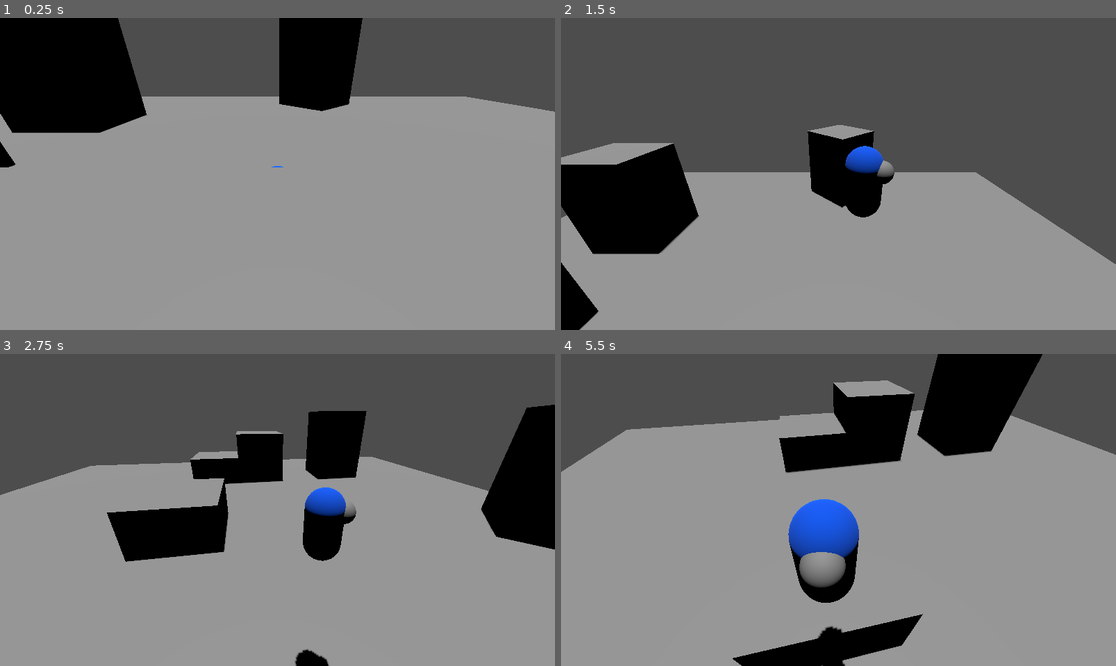
Above: before the commit, frames 1-4 (two rows, left to right).
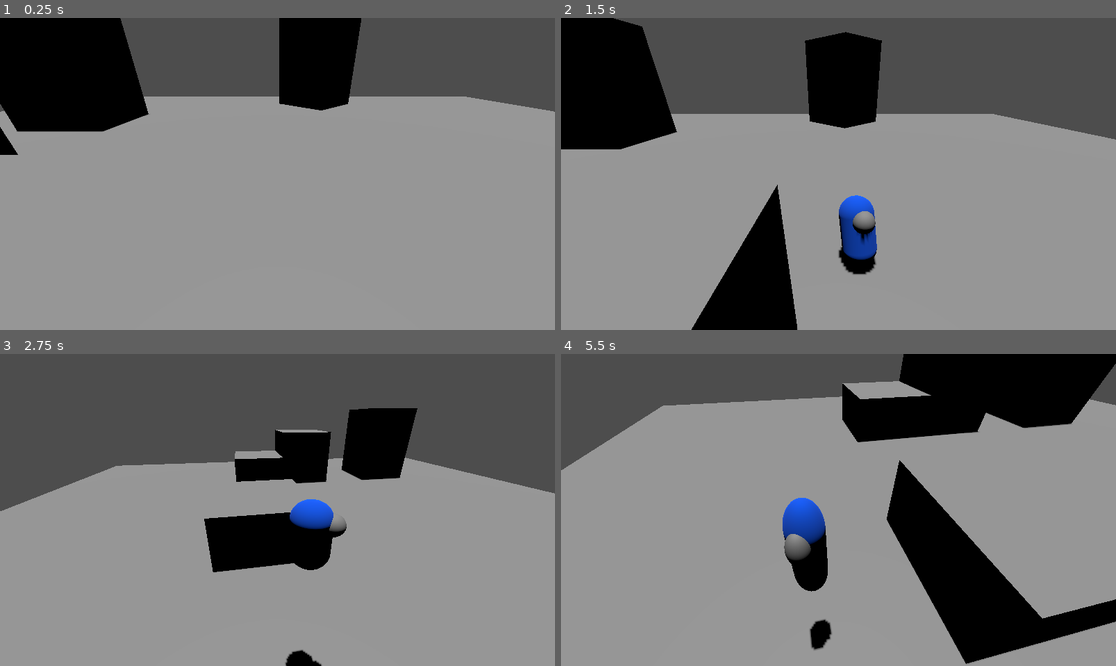
Above: after the commit, the same moments.

Repository: CarapaceonBear/hide_and_seek
Game: Godot game, scene res://scenes/Main.tscn
Same seed, same stepped clock (60 frames per second), same inputs: the game is played once before the commit and once after it. The project has no main scene, so this scene is started directly.
Inputs:
- Up to frame 1 (0.25 s): no input
- Up to frame 2 (1.5 s): hold D (Move_Right) 0.53-1.28 s; tap Space (Jump) at 0.6, 0.77, 1.07 s; hold S (Move_Backward) from 1.28 s (still down); tap Up (Look_Down) at 1.35 s
- Up to frame 3 (2.75 s): tap Space (Jump) at 1.52, 1.55, 1.82, 2.3 s; release S (Move_Backward) at 2.03 s; hold D (Move_Right) from 2.03 s (still down); hold Left (Look_Left) from 2.03 s (still down)
- Up to frame 4 (5.5 s): release D (Move_Right) at 2.78 s; release Left (Look_Left) at 2.78 s; hold W (Move_Forward) 2.78-3.53 s; tap Right (Look_Right) at 2.85 s; tap Space (Jump) at 3.02, 3.05, 3.32, 3.77, 3.8, 4.07, 4.35, 4.52, 4.82, 5.3 s; hold Down (Look_Up) 3.53-4.28 s; hold A (Move_Left) 3.53-5.03 s; hold S (Move_Backward) from 5.03 s (still down); hold Up (Look_Down) from 5.03 s (still down)

The runs differ from the first frame. In frame 1, 0.6% of the frame differs, in the area x 0-100%, y 0-48%; in frame 2, 42%, in the area x 0-100%, y 0-100%; in frame 3, 18%; in frame 4, 26%.

Commit message:
tweaks to basics, goofy animations

Diff:
--- a/scenes/Player.tscn
+++ b/scenes/Player.tscn
@@ -13,19 +13,224 @@
 
 [sub_resource type="CylinderShape3D" id="CylinderShape3D_3vyp3"]
 
+[sub_resource type="Animation" id="Animation_el1og"]
+resource_name = "test"
+length = 0.4
+loop_mode = 1
+tracks/0/type = "position_3d"
+tracks/0/imported = false
+tracks/0/enabled = true
+tracks/0/path = NodePath("Pivot/MeshInstance3D")
+tracks/0/interp = 2
+tracks/0/loop_wrap = true
+tracks/0/keys = PackedFloat32Array(0, 1, 0, 0.936089, 0, 0.2, 1, 0, 1.1313, 0, 0.4, 1, 0, 0.936089, 0)
+tracks/1/type = "rotation_3d"
+tracks/1/imported = false
+tracks/1/enabled = true
+tracks/1/path = NodePath("Pivot/MeshInstance3D")
+tracks/1/interp = 2
+tracks/1/loop_wrap = true
+tracks/1/keys = PackedFloat32Array(0, 1, 0.14888, 0, 0, 0.988855, 0.4, 1, 0.14888, 0, 0, 0.988855)
+tracks/2/type = "scale_3d"
+tracks/2/imported = false
+tracks/2/enabled = true
+tracks/2/path = NodePath("Pivot/MeshInstance3D")
+tracks/2/interp = 1
+tracks/2/loop_wrap = true
+tracks/2/keys = PackedFloat32Array(0, 1, 0.999606, 1.00044, 0.999468, 0.4, 1, 0.999606, 1.00044, 0.999468)
+
+[sub_resource type="Animation" id="Animation_raqws"]
+resource_name = "idle"
+tracks/0/type = "position_3d"
+tracks/0/imported = false
+tracks/0/enabled = true
+tracks/0/path = NodePath("Pivot/MeshInstance3D")
+tracks/0/interp = 1
+tracks/0/loop_wrap = true
+tracks/0/keys = PackedFloat32Array(0, 1, 0, 1, 0, 1, 1, 0, 1, 0)
+tracks/1/type = "rotation_3d"
+tracks/1/imported = false
+tracks/1/enabled = true
+tracks/1/path = NodePath("Pivot/MeshInstance3D")
+tracks/1/interp = 1
+tracks/1/loop_wrap = true
+tracks/1/keys = PackedFloat32Array(0, 1, 0, 0, 0, 1, 1, 1, 0, 0, 0, 1)
+tracks/2/type = "scale_3d"
+tracks/2/imported = false
+tracks/2/enabled = true
+tracks/2/path = NodePath("Pivot/MeshInstance3D")
+tracks/2/interp = 1
+tracks/2/loop_wrap = true
+tracks/2/keys = PackedFloat32Array(0, 1, 0.999606, 1.00044, 0.999468, 1, 1, 0.999606, 1.00044, 0.999468)
+
+[sub_resource type="Animation" id="Animation_ufq76"]
+resource_name = "walk"
+length = 1.6
+loop_mode = 1
+tracks/0/type = "position_3d"
+tracks/0/imported = false
+tracks/0/enabled = true
+tracks/0/path = NodePath("Pivot/MeshInstance3D")
+tracks/0/interp = 2
+tracks/0/loop_wrap = true
+tracks/0/keys = PackedFloat32Array(0, 1, 0, 1, 0, 0.4, 1, 0.034128, 1, 0, 0.8, 1, 0, 1, 0, 1.2, 1, -0.0329747, 1, 0, 1.6, 1, 0, 1, 0)
+tracks/1/type = "rotation_3d"
+tracks/1/imported = false
+tracks/1/enabled = true
+tracks/1/path = NodePath("Pivot/MeshInstance3D")
+tracks/1/interp = 2
+tracks/1/loop_wrap = true
+tracks/1/keys = PackedFloat32Array(0, 1, 0, 0, 0, 1, 0.4, 1, 0, 0, 0.111729, 0.993739, 0.8, 1, 0, 0, 0, 1, 1.2, 1, 0, 0, -0.105839, 0.994383, 1.6, 1, 0, 0, 0, 1)
+tracks/2/type = "scale_3d"
+tracks/2/imported = false
+tracks/2/enabled = true
+tracks/2/path = NodePath("Pivot/MeshInstance3D")
+tracks/2/interp = 1
+tracks/2/loop_wrap = true
+tracks/2/keys = PackedFloat32Array(0, 1, 1, 1, 1, 1.6, 1, 1, 1, 1)
+
+[sub_resource type="Animation" id="Animation_k0uxv"]
+resource_name = "jump"
+loop_mode = 1
+tracks/0/type = "position_3d"
+tracks/0/imported = false
+tracks/0/enabled = true
+tracks/0/path = NodePath("Pivot/MeshInstance3D")
+tracks/0/interp = 2
+tracks/0/loop_wrap = true
+tracks/0/keys = PackedFloat32Array(0, 1, 0, 1, 0, 1, 1, 0, 1, 0)
+tracks/1/type = "rotation_3d"
+tracks/1/imported = false
+tracks/1/enabled = true
+tracks/1/path = NodePath("Pivot/MeshInstance3D")
+tracks/1/interp = 2
+tracks/1/loop_wrap = true
+tracks/1/keys = PackedFloat32Array(0, 1, 0, 0, 0, 1, 1, 1, 0, 0, 0, 1)
+tracks/2/type = "scale_3d"
+tracks/2/imported = false
+tracks/2/enabled = true
+tracks/2/path = NodePath("Pivot/MeshInstance3D")
+tracks/2/interp = 2
+tracks/2/loop_wrap = true
+tracks/2/keys = PackedFloat32Array(0, 1, 1, 1, 1, 0.1, 1, 0.757069, 1.24829, 0.761935, 0.4, 1, 1.0581, 0.935236, 1.07832, 0.6, 1, 1, 1, 1, 1, 1, 1, 1, 1)
+
+[sub_resource type="Animation" id="Animation_02yjp"]
+resource_name = "skid"
+tracks/0/type = "position_3d"
+tracks/0/imported = false
+tracks/0/enabled = true
+tracks/0/path = NodePath("Pivot/MeshInstance3D")
+tracks/0/interp = 1
+tracks/0/loop_wrap = true
+tracks/0/keys = PackedFloat32Array(0, 1, 0, 1, 0, 1, 1, 0, 1, 0)
+tracks/1/type = "rotation_3d"
+tracks/1/imported = false
+tracks/1/enabled = true
+tracks/1/path = NodePath("Pivot/MeshInstance3D")
+tracks/1/interp = 1
+tracks/1/loop_wrap = true
+tracks/1/keys = PackedFloat32Array()
+tracks/2/type = "scale_3d"
+tracks/2/imported = false
+tracks/2/enabled = true
+tracks/2/path = NodePath("Pivot/MeshInstance3D")
+tracks/2/interp = 1
+tracks/2/loop_wrap = true
+tracks/2/keys = PackedFloat32Array(0, 1, 1, 1, 1, 1, 1, 1, 1, 1)
+tracks/3/type = "bezier"
+tracks/3/imported = false
+tracks/3/enabled = true
+tracks/3/path = NodePath("Pivot/MeshInstance3D:rotation:x")
+tracks/3/interp = 1
+tracks/3/loop_wrap = true
+tracks/3/keys = {
+"handle_modes": PackedInt32Array(0, 0),
+"points": PackedFloat32Array(-0.22438, -0.25, 0, 0.25, 0, -0.22438, -0.25, 0, 0.25, 0),
+"times": PackedFloat32Array(0, 1)
+}
+tracks/4/type = "bezier"
+tracks/4/imported = false
+tracks/4/enabled = true
+tracks/4/path = NodePath("Pivot/MeshInstance3D:rotation:y")
+tracks/4/interp = 1
+tracks/4/loop_wrap = true
+tracks/4/keys = {
+"handle_modes": PackedInt32Array(0, 0),
+"points": PackedFloat32Array(0, -0.25, 0, 0.25, 0, 0, -0.25, 0, 0.25, 0),
+"times": PackedFloat32Array(0, 1)
+}
+tracks/5/type = "bezier"
+tracks/5/imported = false
+tracks/5/enabled = true
+tracks/5/path = NodePath("Pivot/MeshInstance3D:rotation:z")
+tracks/5/interp = 1
+tracks/5/loop_wrap = true
+tracks/5/keys = {
+"handle_modes": PackedInt32Array(0, 0),
+"points": PackedFloat32Array(0, -0.25, 0, 0.25, 0, 0, -0.25, 0, 0.25, 0),
+"times": PackedFloat32Array(0, 1)
+}
+
+[sub_resource type="Animation" id="Animation_tw2sn"]
+length = 0.001
+tracks/0/type = "bezier"
+tracks/0/imported = false
+tracks/0/enabled = true
+tracks/0/path = NodePath("Pivot/MeshInstance3D:rotation:x")
+tracks/0/interp = 1
+tracks/0/loop_wrap = true
+tracks/0/keys = {
+"handle_modes": PackedInt32Array(0),
+"points": PackedFloat32Array(-0.254905, -0.25, 0, 0.25, 0),
+"times": PackedFloat32Array(0)
+}
+tracks/1/type = "bezier"
+tracks/1/imported = false
+tracks/1/enabled = true
+tracks/1/path = NodePath("Pivot/MeshInstance3D:rotation:y")
+tracks/1/interp = 1
+tracks/1/loop_wrap = true
+tracks/1/keys = {
+"handle_modes": PackedInt32Array(0),
+"points": PackedFloat32Array(0, -0.25, 0, 0.25, 0),
+"times": PackedFloat32Array(0)
+}
+tracks/2/type = "bezier"
+tracks/2/imported = false
+tracks/2/enabled = true
+tracks/2/path = NodePath("Pivot/MeshInstance3D:rotation:z")
+tracks/2/interp = 1
+tracks/2/loop_wrap = true
+tracks/2/keys = {
+"handle_modes": PackedInt32Array(0),
+"points": PackedFloat32Array(0, -0.25, 0, 0.25, 0),
+"times": PackedFloat32Array(0)
+}
+
+[sub_resource type="AnimationLibrary" id="AnimationLibrary_jo4bt"]
+_data = {
+"RESET": SubResource("Animation_tw2sn"),
+"idle": SubResource("Animation_raqws"),
+"jump": SubResource("Animation_k0uxv"),
+"run": SubResource("Animation_el1og"),
+"skid": SubResource("Animation_02yjp"),
+"walk": SubResource("Animation_ufq76")
+}
+
 [node name="Player" type="CharacterBody3D"]
 script = ExtResource("1_3wr2h")
 
 [node name="Pivot" type="Node3D" parent="."]
 
 [node name="MeshInstance3D" type="MeshInstance3D" parent="Pivot"]
-transform = Transform3D(1, 0, 0, 0, 1, 0, 0, 0, 1, 0, 1, 0)
+transform = Transform3D(1, 0, 0, 0, 0.967687, 0.252154, 0, -0.252154, 0.967687, 0, 1, 0)
 mesh = SubResource("CapsuleMesh_3s4og")
 surface_material_override/0 = SubResource("StandardMaterial3D_tyhj4")
 
-[node name="MeshInstance3D2" type="MeshInstance3D" parent="Pivot"]
-transform = Transform3D(1, 0, 0, 0, 1, 0, 0, 0, 1, 0, 1.389, -0.46113)
+[node name="MeshInstance3D2" type="MeshInstance3D" parent="Pivot/MeshInstance3D"]
+transform = Transform3D(1, 0, 0, 0, 1, 0, 0, 0, 1, 0, 0.389, -0.46113)
 mesh = SubResource("SphereMesh_ij5qg")
+skeleton = NodePath("../..")
 
 [node name="CollisionShape3D" type="CollisionShape3D" parent="."]
 transform = Transform3D(1, 0, 0, 0, 1, 0, 0, 0, 1, 0, 1, 0)
@@ -38,3 +243,8 @@
 [node name="CoyoteTime" type="Timer" parent="."]
 wait_time = 0.5
 one_shot = true
+
+[node name="AnimationPlayer" type="AnimationPlayer" parent="."]
+libraries = {
+"": SubResource("AnimationLibrary_jo4bt")
+}
--- a/scripts/Player.gd
+++ b/scripts/Player.gd
@@ -14,7 +14,7 @@
 @export var run_dead_zone = 0.6
 
 var direction = Vector3.ZERO
-var stick_direction = Vector2(0,-1)
+var stick_direction = Vector2(0,1)
 var target_velocity = Vector3.ZERO
 
 @export var jump_impulse = 24
@@ -22,6 +22,8 @@
 @onready var timer_jump_buffer = $JumpBuffer
 @export var coyote_time = 0.5
 @onready var timer_coyote_time = $CoyoteTime
+
+@onready var anim_player = $AnimationPlayer
 
 @export var camera_path : NodePath
 var camera = null
@@ -59,7 +61,7 @@
 
 func _physics_process(delta):
 
-	print(States.keys()[state])
+	#print(States.keys()[state])
 	#print(direction.x, direction.z)
 	#print(velocity)
 	#print(velocity.length())
@@ -68,6 +70,7 @@
 
 	match state:
 		States.IDLE:
+			anim_player.play("idle")
 			direction = Vector3.ZERO
 			if (Input.is_action_pressed("Move_Left") or Input.is_action_pressed("Move_Right") or Input.is_action_pressed("Move_Forward") or Input.is_action_pressed("Move_Backward")):
 				stick_direction = Input.get_vector("Move_Left", "Move_Right", "Move_Forward", "Move_Backward")
@@ -77,11 +80,10 @@
 					state = States.RUN
 			if Input.is_action_just_pressed("Jump"):
 				jump()
-			if not is_on_floor():
-				state = States.FALL
 			velocity = target_velocity
 			move_and_slide()
 		States.WALK:
+			anim_player.play("walk")
 			stick_direction = Input.get_vector("Move_Left", "Move_Right", "Move_Forward", "Move_Backward")
 			if stick_direction.x < -0.1:
 				#print("left")
@@ -105,15 +107,18 @@
 				state = States.IDLE
 			elif stick_direction.length() > run_dead_zone:
 				state = States.RUN
+
+			# TEMPORARY - SHOULD WALK INTO LEDGE GRAB
 			if Input.is_action_just_pressed("Jump"):
 				jump()
-			# TEMPORARY - SHOULD WALK INTO LEDGE GRAB
-			if not is_on_floor():
+			elif not is_on_floor():
+				state = States.FALL
 				timer_coyote_time.start()
-				state = States.FALL
+
 			velocity = target_velocity
 			move_and_slide()
 		States.RUN:
+			anim_player.play("run")
 			run_accumulation += run_acceleration
 			var stick_vector = Input.get_vector("Move_Left", "Move_Right", "Move_Forward", "Move_Backward")
 			# turning wider at higher velocity
@@ -143,15 +148,17 @@
 			if not (Input.is_action_pressed("Move_Left") or Input.is_action_pressed("Move_Right") or Input.is_action_pressed("Move_Forward") or Input.is_action_pressed("Move_Backward")):
 				state = States.SKID
 
-			if not is_on_floor():
+			if is_on_floor() and Input.is_action_just_pressed("Jump"):
+				jump()
+			elif not is_on_floor():
+				state = States.FALL
 				timer_coyote_time.start()
-				state = States.FALL
-			if is_on_floor() and Input.is_action_just_pressed("Jump"):
-				jump()
+
 
 			velocity = target_velocity
 			move_and_slide()
 		States.SKID:
+			anim_player.play("skid")
 			run_accumulation = 0
 			if velocity.length() < 1:
 				target_velocity = Vector3.ZERO
@@ -161,35 +168,36 @@
 				target_velocity.z = target_velocity.z - target_velocity.z * 0.1
 
 			# TEMPORARY - SHOULD SKID INTO LEDGE GRAB
-			if not is_on_floor():
+			if is_on_floor() and Input.is_action_just_pressed("Jump"):
+				jump()
+			elif not is_on_floor():
+				state = States.FALL
 				timer_coyote_time.start()
-				state = States.FALL
-			if is_on_floor() and Input.is_action_just_pressed("Jump"):
-				jump()
 
 			velocity = target_velocity
 			move_and_slide()
 		States.FALL:
 			var stick_vector = Input.get_vector("Move_Left", "Move_Right", "Move_Forward", "Move_Backward")
-			# slow turn while falling
-			stick_direction = stick_direction.lerp(stick_vector, 2 * delta)
-			if stick_direction.x < -0.1:
-				#print("left")
-				direction += -cam_transform.basis[0] * -stick_direction.x
-			if stick_direction.x > 0.1:
-				#print("right")
-				direction += cam_transform.basis[0] * stick_direction.x
-			if stick_direction.y < -0.1:
-				#print("forward")
-				direction += -cam_transform.basis[2] * -stick_direction.y
-			if stick_direction.y > 0.1:
-				#print("backward")
-				direction += cam_transform.basis[2] * stick_direction.y
-			if direction != Vector3.ZERO:
-				direction = direction.normalized()
-				pivot.look_at(position + direction, Vector3.UP)
-			target_velocity.x = direction.x * (run_speed + run_accumulation)
-			target_velocity.z = direction.z * (run_speed + run_accumulation)
+			if stick_vector.length() > 0:
+				# slow turn while falling
+				stick_direction = stick_direction.lerp(stick_vector, 2 * delta)
+				if stick_direction.x < -0.1:
+					#print("left")
+					direction += -cam_transform.basis[0] * -stick_direction.x
+				if stick_direction.x > 0.1:
+					#print("right")
+					direction += cam_transform.basis[0] * stick_direction.x
+				if stick_direction.y < -0.1:
+					#print("forward")
+					direction += -cam_transform.basis[2] * -stick_direction.y
+				if stick_direction.y > 0.1:
+					#print("backward")
+					direction += cam_transform.basis[2] * stick_direction.y
+				if direction != Vector3.ZERO:
+					direction = direction.normalized()
+					pivot.look_at(position + direction, Vector3.UP)
+				target_velocity.x = direction.x * (run_speed + run_accumulation)
+				target_velocity.z = direction.z * (run_speed + run_accumulation)
 
 			target_velocity.y = target_velocity.y - (fall_acceleration * delta)
 			velocity = target_velocity
@@ -210,4 +218,7 @@
 					timer_jump_buffer.start()
 
 func jump():
+	anim_player.play("jump")
 	target_velocity.y = jump_impulse
+	timer_coyote_time.stop()
+	state = States.FALL
Not shown: 1 places in scenes/Player.tscn that only renumber resources
